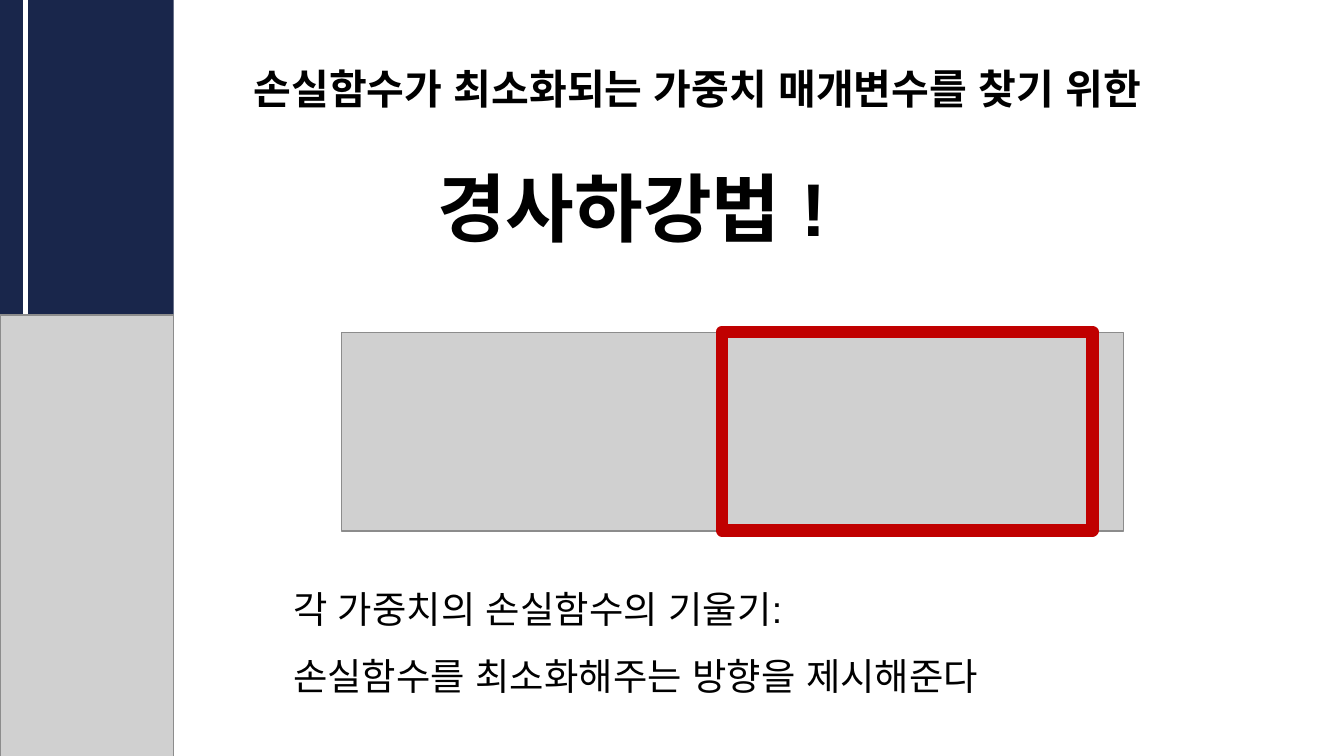
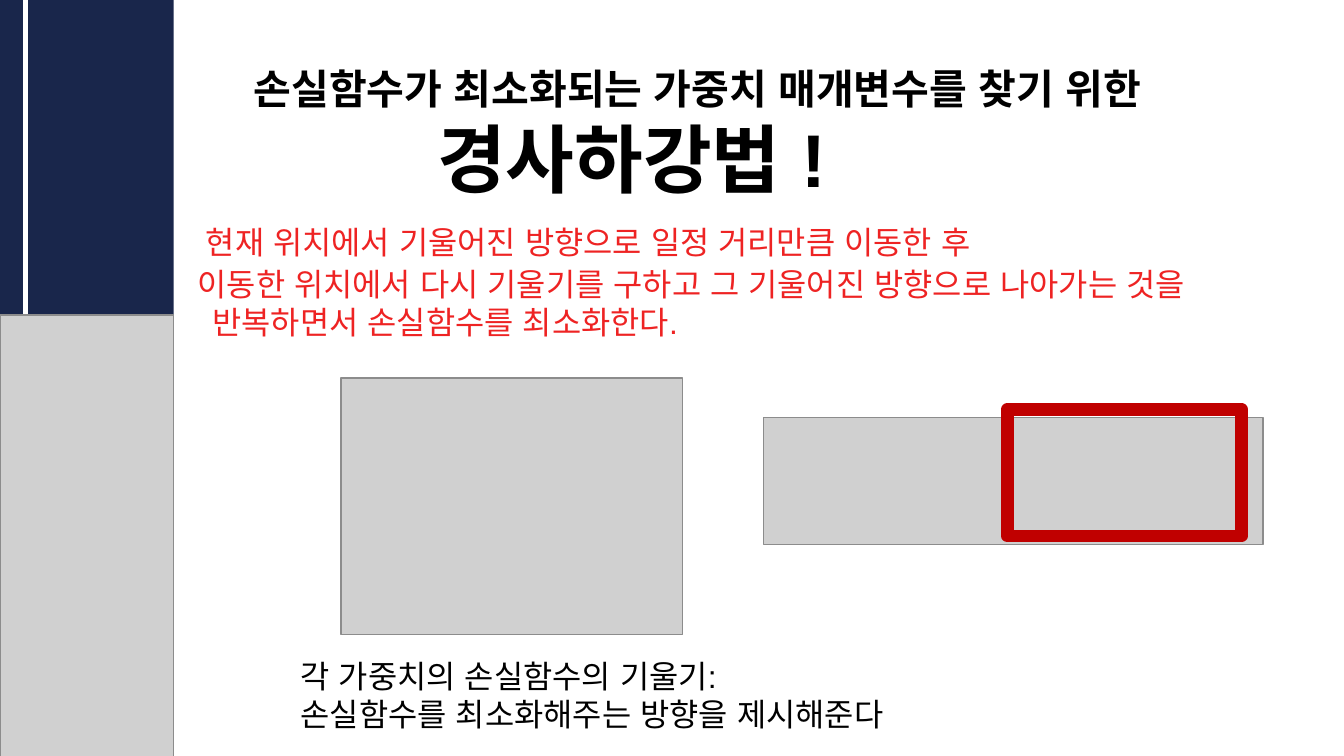
Before and after one commit to CUAI-CAU/2023-1_Study_DLfromScratch1, a slide deck: slide 7 of 발표자료/CUAI_딥러닝__0523.pptx. Drawn at 1344x756 pixels with LibreOffice and Linux fonts; fonts in the diff are those of the drawing; grey boxes stand for pictures. Boxes give left, top, right and bottom in pixels: in the first picture for what was removed or moved away, otherwise in the second. Text is boxed around its words. In the diff, an @@ line names an element or a change of style, - is before the commit and + after.

```diff
--- a/발표자료/CUAI_딥러닝__0523.pptx
+++ b/발표자료/CUAI_딥러닝__0523.pptx
@@ text at box(198, 227, 1184, 337): paragraphs added @@
+현재 위치에서 기울어진 방향으로 일정 거리만큼 이동한 후
+이동한 위치에서 다시 기울기를 구하고 그 기울어진 방향으로 나아가는 것을 반복하면서 손실함수를 최소화한다.
@@ picture added at box(341, 378, 683, 634) @@
@@ picture: place and size @@
-picture at box(341, 333, 1124, 532)
+picture at box(763, 418, 1262, 544)
@@ rectangle: place and size @@
-rectangle at box(722, 332, 1091, 531)
+rectangle at box(1007, 410, 1241, 536)
@@ text "각 가중치의 손실함수의 기울기:": place and size @@
-text "각 가중치의 손실함수의 기울기:" at box(293, 592, 978, 693)
+text "각 가중치의 손실함수의 기울기:" at box(301, 661, 883, 729)
@@ text "각 가중치의 손실함수의 기울기:" at box(301, 661, 883, 729): size 20 to 17 pt @@
```
Also in this commit, not shown: 4 other slides changed.
